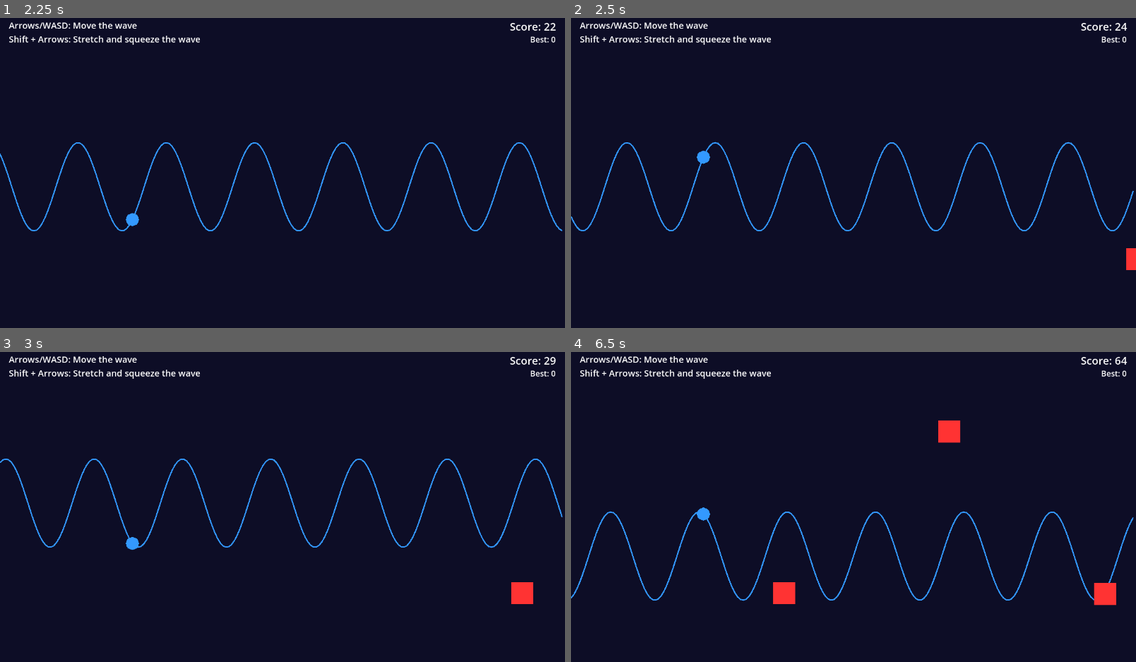
Above: before the commit, frames 1-4 (two rows, left to right).
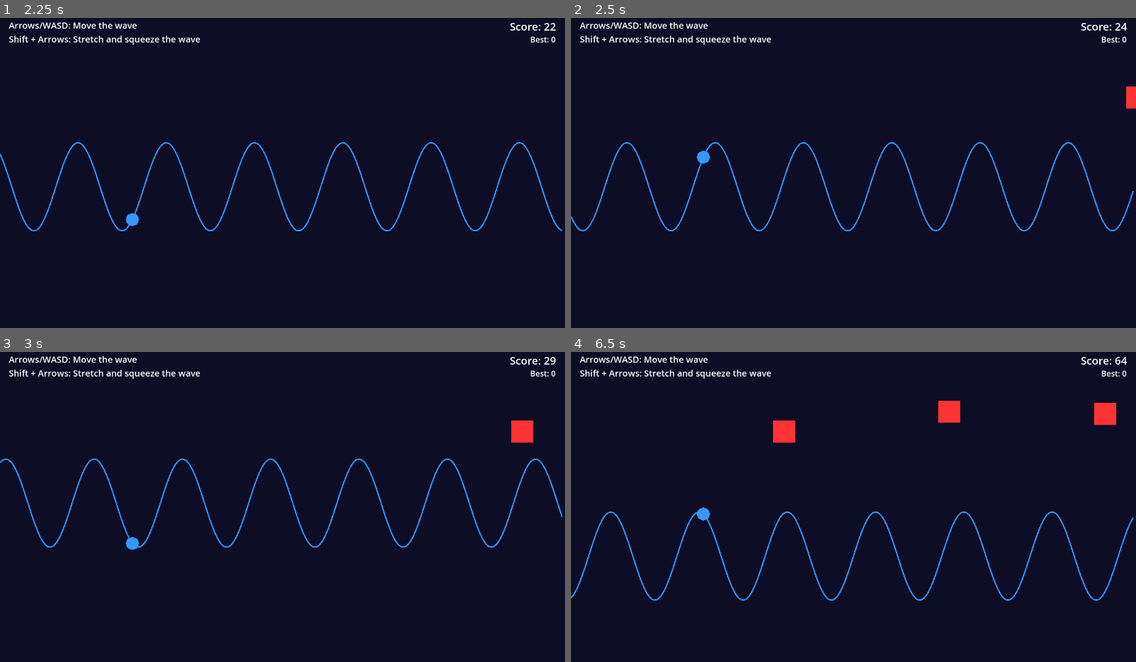
Above: after the commit, the same moments.

Repository: willist/sine-game
Game: Godot game, scene res://main.tscn
Same seed, same stepped clock (60 frames per second), same inputs: the game is played once before the commit and once after it.
Inputs:
- Up to frame 1 (2.25 s): hold W (move_up) 0.53-1.28 s; hold A (decrease_wavelength) 0.53-1.28 s; hold S (move_down) 1.28-2.03 s; tap D (increase_wavelength) at 1.35 s; hold W (move_up) from 2.03 s (still down); hold Shift from 2.03 s (still down)
- Up to frame 2 (2.5 s): keep holding W (move_up); keep holding Shift
- Up to frame 3 (3 s): keep holding W (move_up); release Shift at 2.78 s; tap A (decrease_wavelength) at 2.85 s
- Up to frame 4 (6.5 s): release W (move_up) at 3.53 s; hold D (increase_wavelength) 3.53-4.28 s; hold S (move_down) 3.53-5.78 s; tap Shift at 4.35 s; hold A (decrease_wavelength) 5.03-5.78 s; hold W (move_up) from 5.78 s (still down); tap D (increase_wavelength) at 5.85 s

Frame 1 is identical in both runs. In frame 2, 0.3% of the frame differs, in the area x 98-100%, y 22-82%; in frame 3, 0.6%; in frame 4, 1.7%, in the area x 35-97%, y 15-82%.

Commit message:
feat: spawn 10% of obstacles on wave center
10% of obstacles now spawn at the wave's center position to encourage
players to move the wave around rather than staying static.

Diff:
--- a/main.gd
+++ b/main.gd
@@ -53,10 +53,16 @@
 	var obstacle = obstacle_scene.instantiate()
 	obstacle.process_mode = Node.PROCESS_MODE_PAUSABLE
 
-	# Random Y position across full screen height, accounting for obstacle size
-	var screen_height = get_viewport_rect().size.y
-	var obstacle_half_height = obstacle.obstacle_size.y / 2.0
-	var random_y = randf_range(obstacle_half_height, screen_height - obstacle_half_height)
+	# 10% chance to spawn dead center on the wave, otherwise random position
+	var random_y: float
+	if randf() < 0.1:
+		# Spawn at wave center position
+		random_y = wave.wave_y_position
+	else:
+		# Random Y position across full screen height, accounting for obstacle size
+		var screen_height = get_viewport_rect().size.y
+		var obstacle_half_height = obstacle.obstacle_size.y / 2.0
+		random_y = randf_range(obstacle_half_height, screen_height - obstacle_half_height)
 
 	# Spawn off the right side of the screen
 	obstacle.position = Vector2(1380, random_y)
